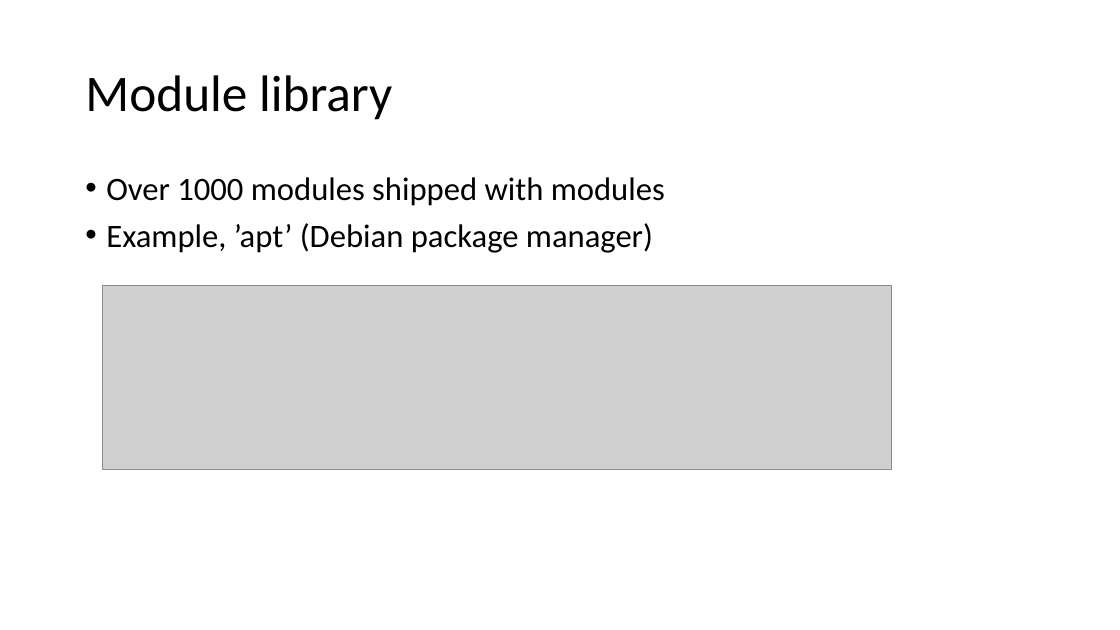
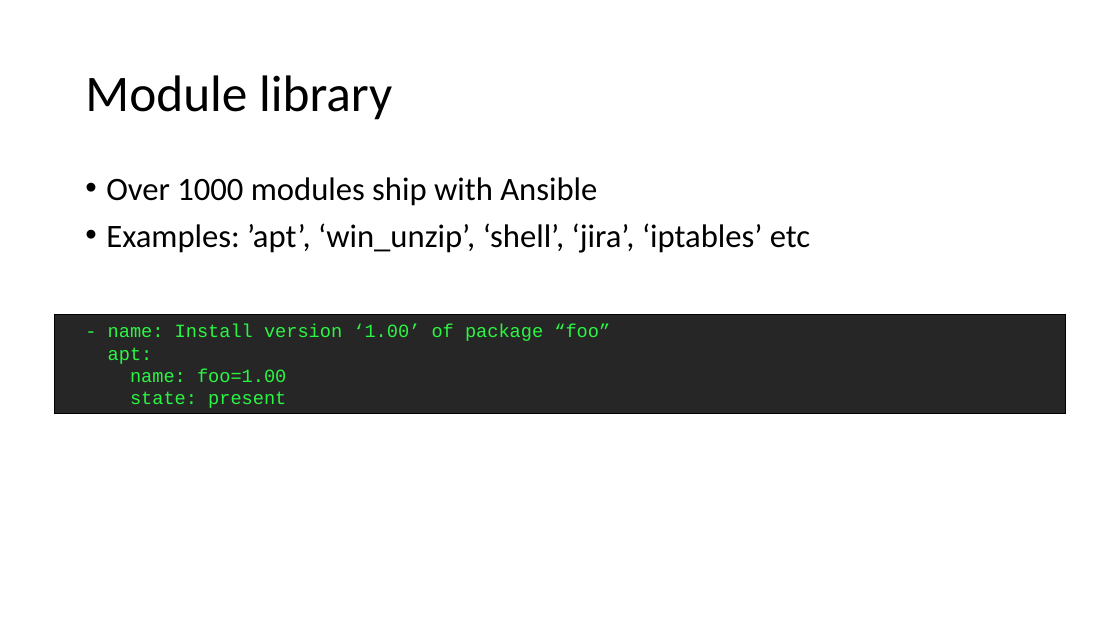
Before and after one commit to lisaplusplus/ansible-terraform-digitalocean-dualtomcat, a slide deck: slide 5 of ansible.pptx. Drawn at 1120x630 pixels with LibreOffice and Linux fonts; fonts in the diff are those of the drawing; grey boxes stand for pictures; background and template pictures are left out. Boxes give left, top, right and bottom in pixels: in the first picture for what was removed or moved away, otherwise in the second. Text is boxed around its words. In the diff, an @@ line names an element or a change of style, - is before the commit and + after.

Commit message:
updating PP@

```diff
--- a/ansible.pptx
+++ b/ansible.pptx
@@ text at [106, 177, 810, 253]: text changed @@
-• Over 1000 modules shipped with modules
-• Example, ’apt’ (Debian package manager)
+• Over 1000 modules ship with Ansible
+• Examples: ’apt’, ‘win_unzip’, ‘shell’, ‘jira’, ‘iptables’ etc
@@ picture removed at [103, 285, 891, 469] @@
@@ rectangle added at [55, 315, 1066, 414], fill #262626, outline #000000 0.75 pt, 16 pt, text #2BF543 @@
+- name: Install version ‘1.00’ of package “foo”
+apt:
+name: foo=1.00
+state: present
```
Also in this commit, not shown: 6 other slides changed, 2 slides added, 1 slide removed.
